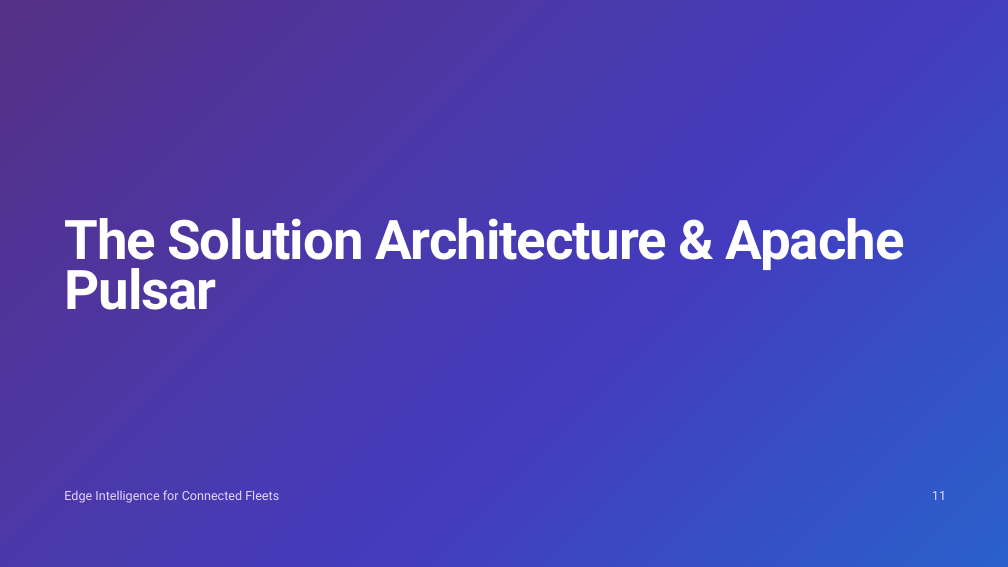
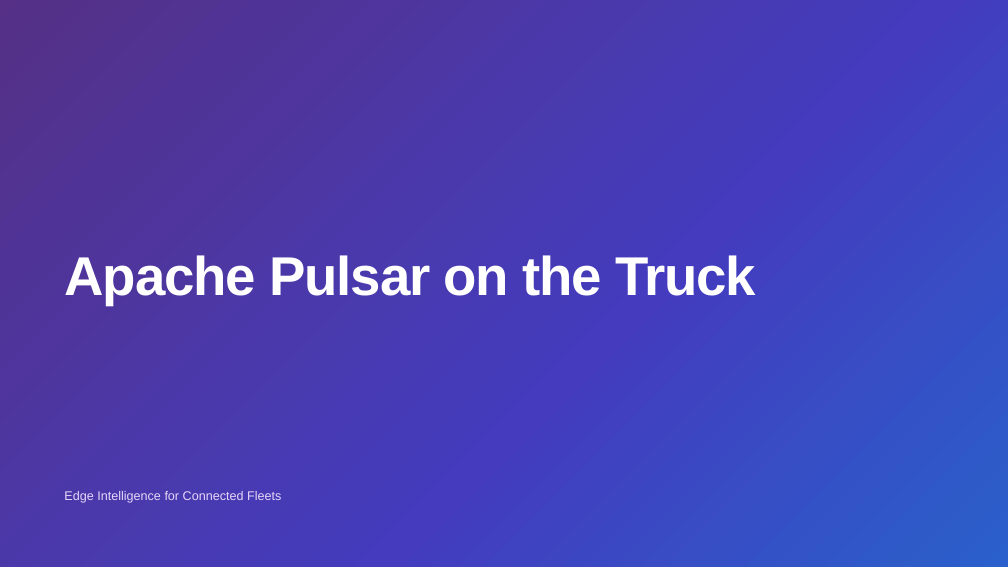
Before and after one commit to david-streamlio/fleet-trilogy, a slide deck: slide 14 of talks/talk1-edge-intelligence/slides/Edge-Intelligence-for-Connected-Fleets.pptx (slide 11 before the commit). Drawn at 1008x567 pixels with LibreOffice and Linux fonts; fonts in the diff are those of the drawing. Boxes give left, top, right and bottom in pixels: in the first picture for what was removed or moved away, otherwise in the second. Text is boxed around its words. In the diff, an @@ line names an element or a change of style, - is before the commit and + after.

```diff
--- a/talks/talk1-edge-intelligence/slides/Edge-Intelligence-for-Connected-Fleets.pptx
+++ b/talks/talk1-edge-intelligence/slides/Edge-Intelligence-for-Connected-Fleets.pptx
@@ text at (64,255,756,305): text changed; font Roboto to Arial @@
-The Solution Architecture & Apache Pulsar
+Apache Pulsar on the Truck
@@ text "Edge Intelligence for Connected Fleets" at (64,491,281,503): font Roboto to Arial @@
@@ text removed at (932,491,946,500) @@
-11
```
Also in this commit, not shown: 18 other slides changed, 10 slides added, 7 slides removed, 1 other file.
